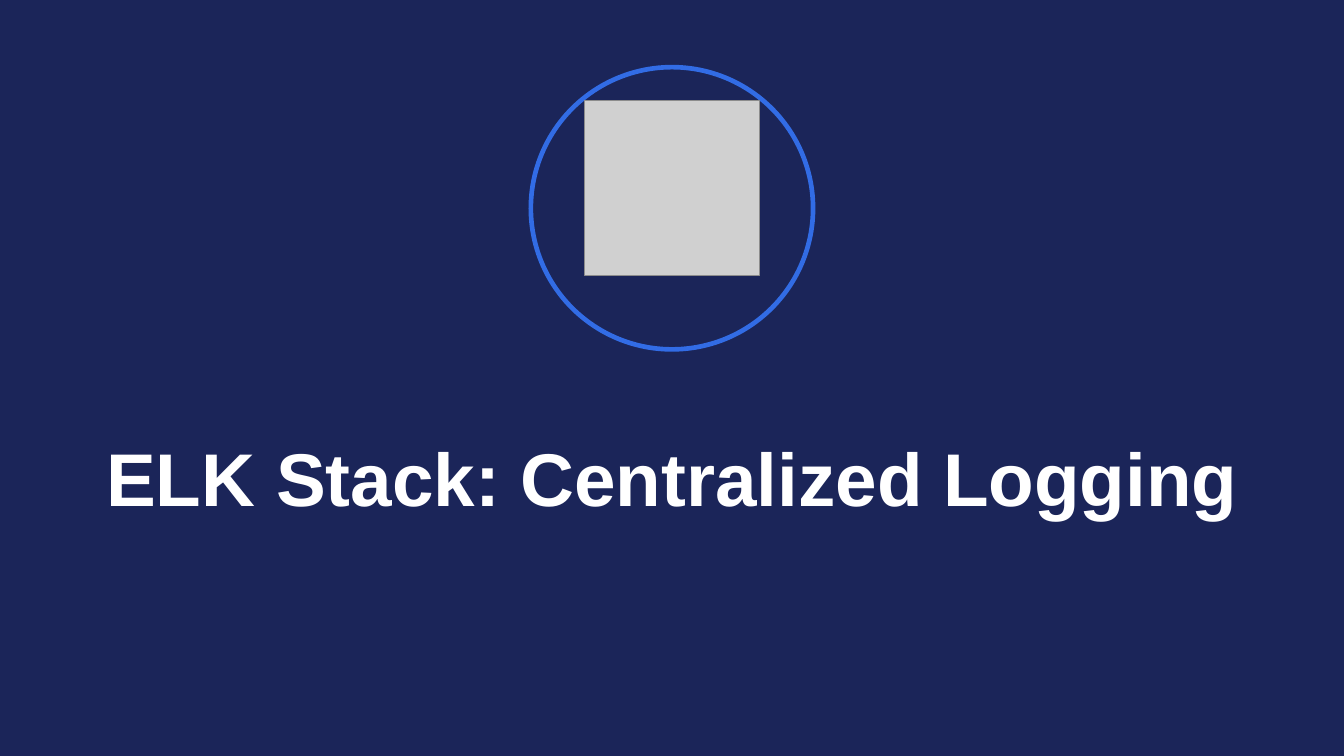
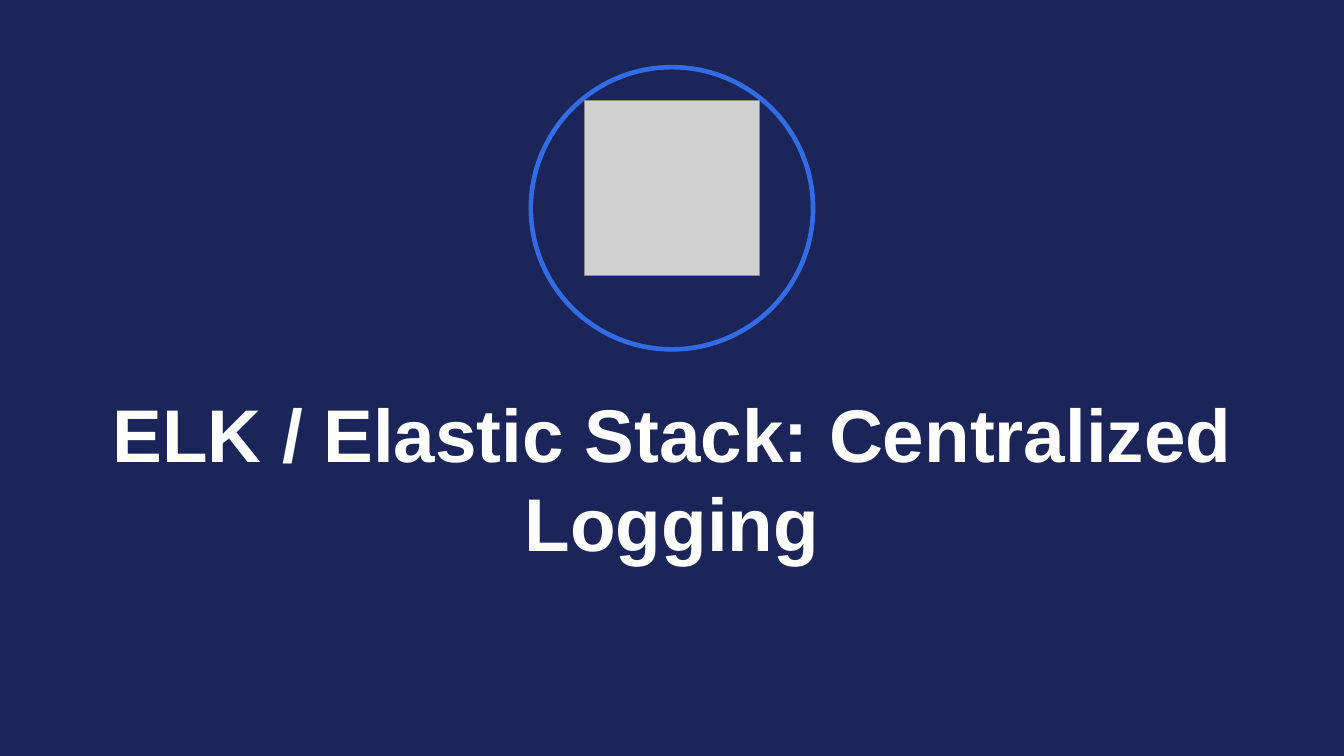
Before and after one commit to Saro-87/PPMCAD16B, a slide deck: slide 1 of 04-Observability/Session3/04-03-ELK-Kubernetes-Logging.pptx. Drawn at 1344x756 pixels with LibreOffice and Linux fonts; fonts in the diff are those of the drawing; grey boxes stand for pictures. Boxes give left, top, right and bottom in pixels: in the first picture for what was removed or moved away, otherwise in the second. Text is boxed around its words. In the diff, an @@ line names an element or a change of style, - is before the commit and + after.

```diff
--- a/04-Observability/Session3/04-03-ELK-Kubernetes-Logging.pptx
+++ b/04-Observability/Session3/04-03-ELK-Kubernetes-Logging.pptx
@@ text at bbox=[112, 408, 1231, 565]: text changed @@
-ELK Stack: Centralized Logging
+ELK / Elastic Stack: Centralized Logging
```
Also in this commit, not shown: 2 other files.
